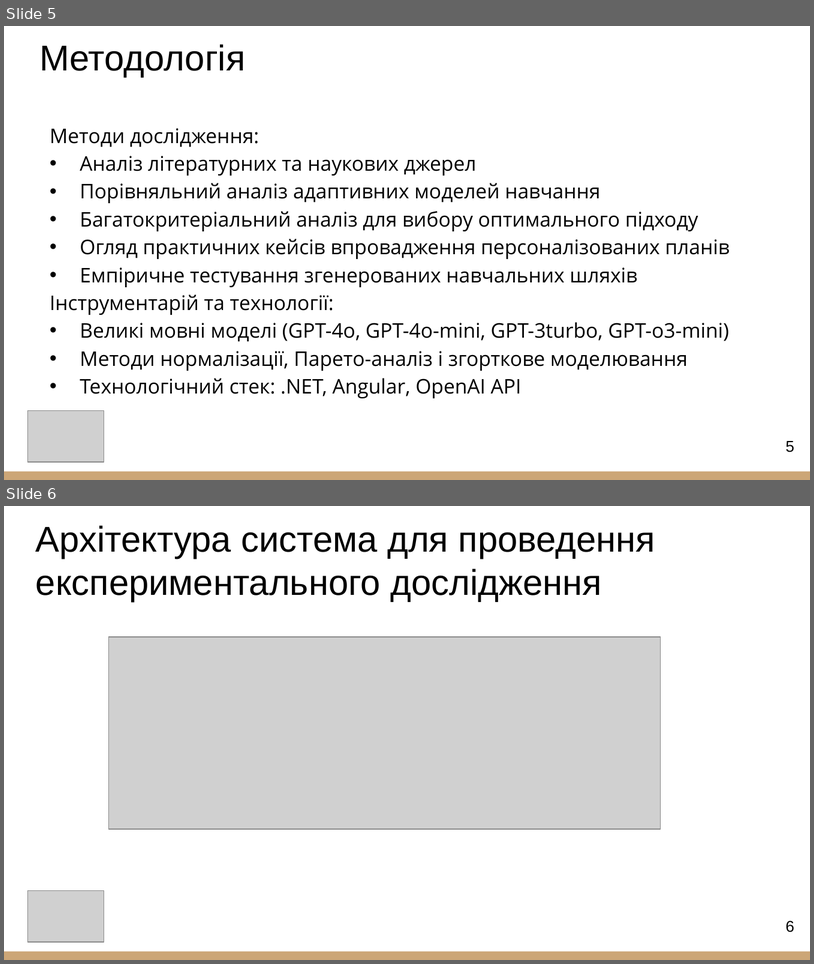
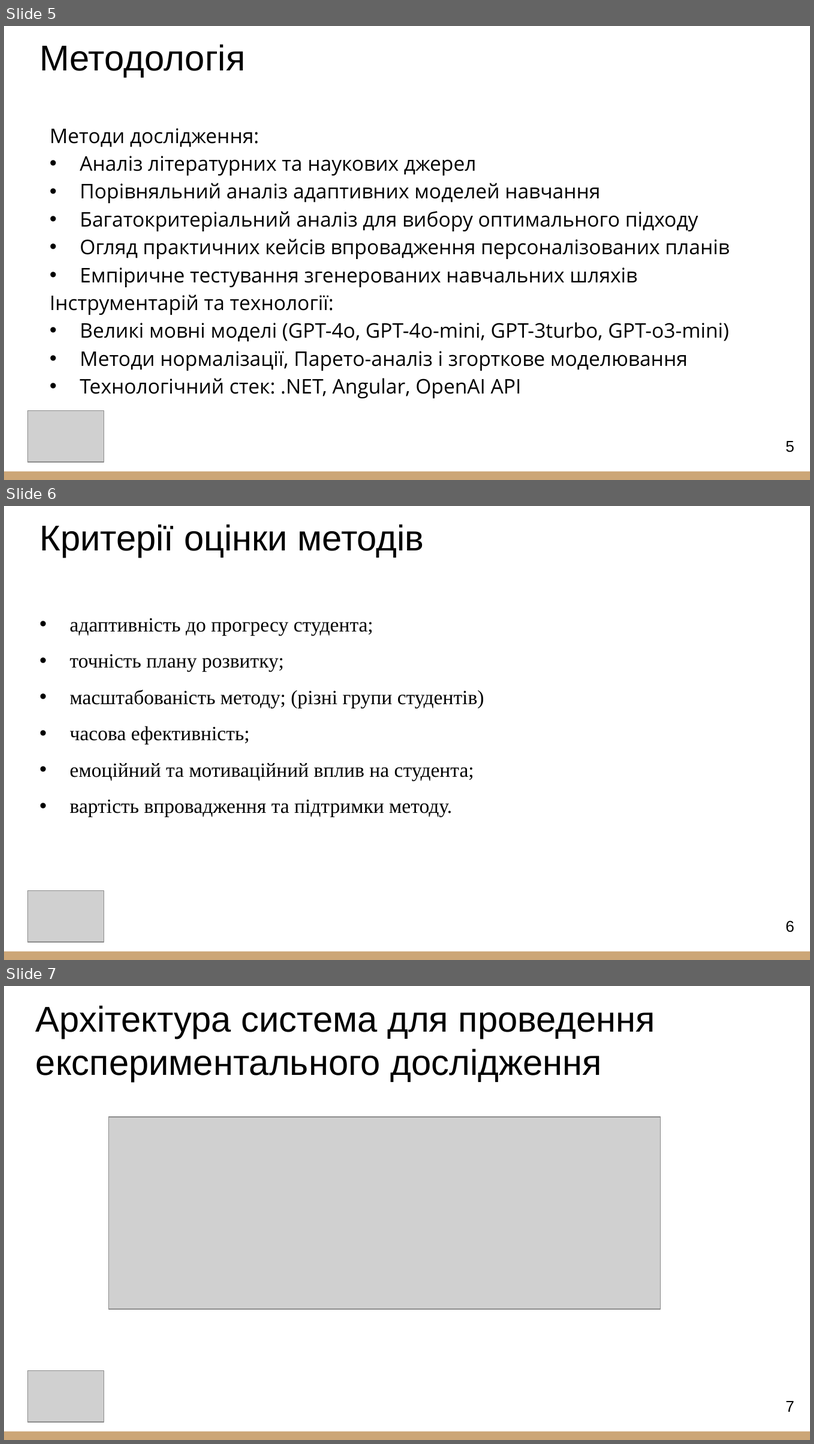
Before and after one commit to TereshchenkoIL/AI-RoadmapGenerator, a slide deck: presentation.pptx. Shown one above the other, each under a label of ours: slides 5 and 6 before the commit, slides 5, 6 and 7 after it. The pictures are 814x964 and 814x1444 pixels, drawn with LibreOffice and Linux fonts; fonts in the diff are those of the drawing; grey boxes stand for pictures. Boxes give left, top, right and bottom in pixels: in the first picture for what was removed or moved away, otherwise in the second. Text is boxed around its words. In the diff, an @@ line names an element or a change of style, - is before the commit and + after.

```diff
--- a/presentation.pptx
+++ b/presentation.pptx
@@ slide 6 added at bbox=[4, 506, 810, 960], background #FFFFFF; not listed: 1 template element that a slide beside it also shows @@
@@ title added at bbox=[39, 524, 425, 558], 32 pt, text #000000 @@
+Критерії оцінки методів
@@ text added at bbox=[70, 618, 485, 817], 18 pt, text #000000 @@
+• адаптивність до прогресу студента;
+• точність плану розвитку;
+• масштабованість методу; (різні групи студентів)
+• часова ефективність;
+• емоційний та мотиваційний вплив на студента;
+• вартість впровадження та підтримки методу.
@@ picture added at bbox=[27, 891, 103, 942] @@
@@ page number added at bbox=[786, 920, 795, 932], 14 pt, text #000000 @@
+6
@@ what was slide 6 is now slide 7 @@
@@ page number at bbox=[786, 1401, 795, 1411]: text changed @@
-6
+7
```
Also in this commit, not shown: 1 slide changed, 1 other slide added.
